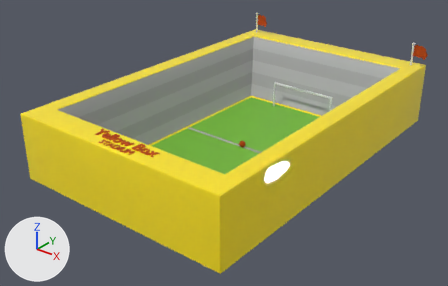
An edit to the glTF model pelotita2.gltf, drawn before and after from the same camera.
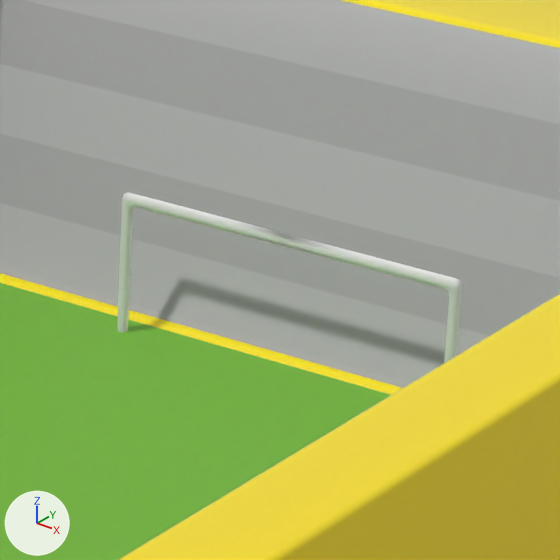
Each version appears first whole from a camera (50 mm lens) standing at (6.98, -9.34, 5.72) and looking at (-0.08, -0.51, 0.25), and next in a close-up on the part from 56% to 78% of the width and 17% to 51% of the height. Every picture has the same lights, and +X, +Y and +Z are marked at lower left. Where no turn or scale is listed for an object, it has been applied to the vertices.

Names of what the first close-up shows: 'Cube', 'escenario'.
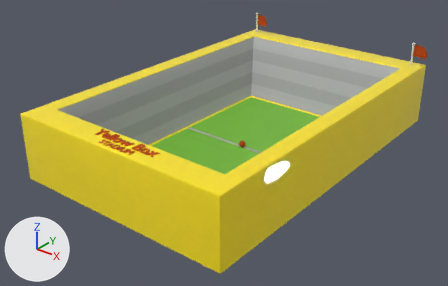
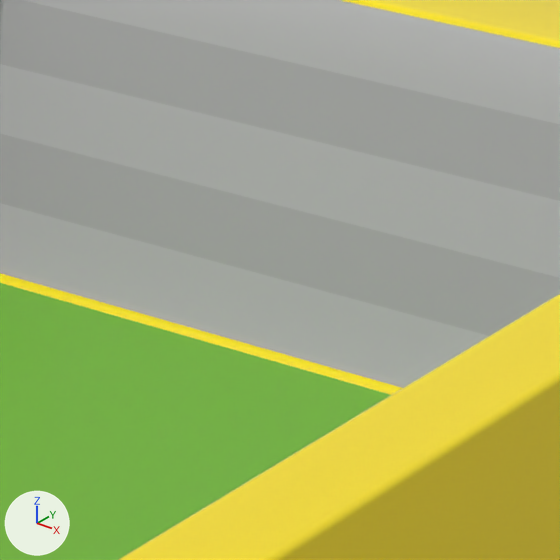
Pixel boxes (x1, y1, x2, y2) of what changed, in the close-ups (560 x 560 px):
'Cube', deleted
    before: (117, 192, 462, 363)

What the commit changed:
Object 'Cube' (ob_cube) is deleted.
